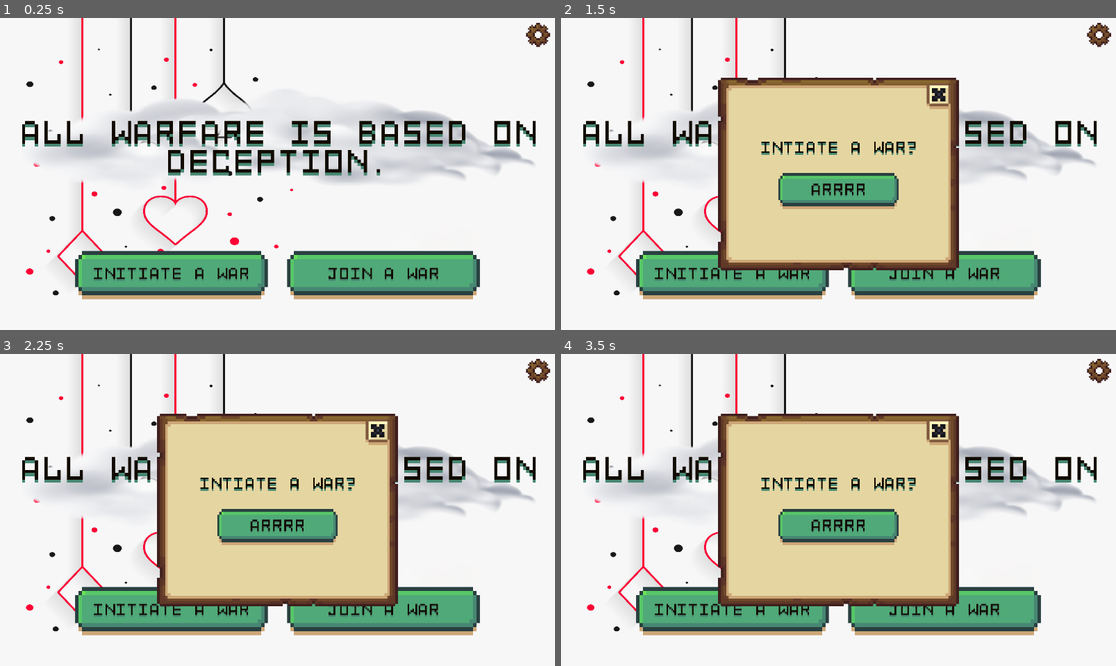
Above: before the commit, frames 1-4 (two rows, left to right).
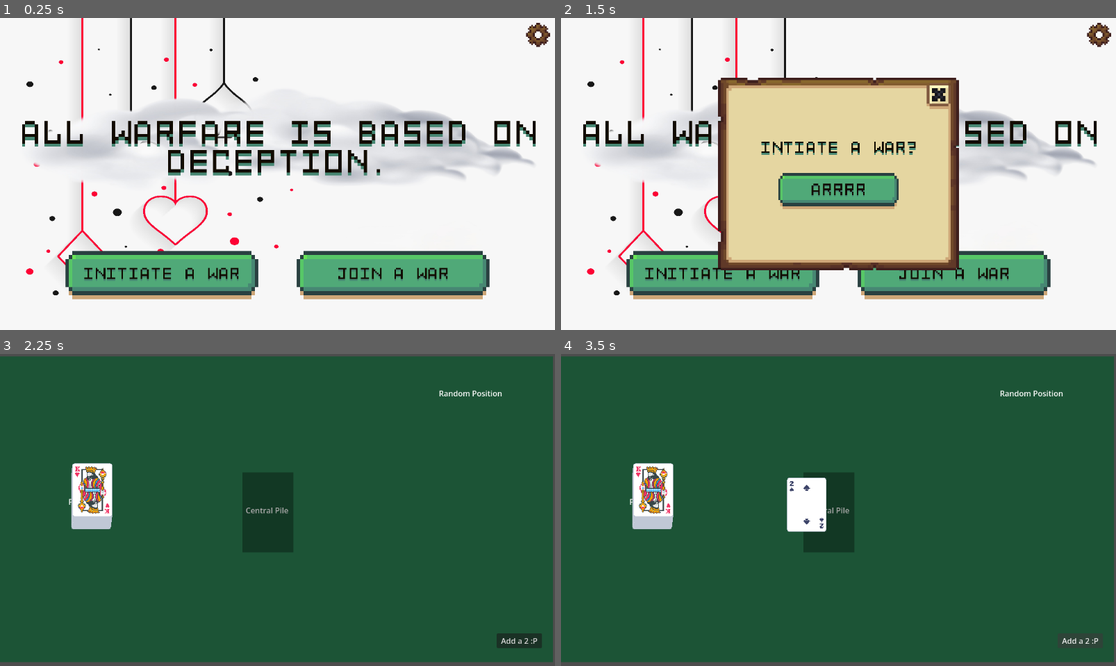
Above: after the commit, the same moments.

Repository: spicywheatbread/art-of-egyptian-war
Game: Godot game, scene res://Assets/Scenes/Lobby.tscn
Two runs of this game, one before a commit and one after it. Both use one fixed random seed, a clock stepped at 60 frames per second and the inputs below.
Inputs (mouse positions are in pixels of both pictures, inside the frame that each line leads up to; where the layout moved, square brackets give the same spot in the first picture):
- Up to frame 1 (0.25 s): no input
- Up to frame 2 (1.5 s): tap Enter at 0.5 s; move the mouse to (960, 158) at 0.52 s; click (960, 158) at 0.67 s; click (721, 273) [733, 273] at 1.25 s
- Up to frame 3 (2.25 s): click (277, 525) at 2 s
- Up to frame 4 (3.5 s): click (1082, 641) at 2.75 s, where only the run after the commit has a clickable "Add a 2 :P"

The runs differ from the first frame. In frame 1, 2.9% of the frame differs, in the area x 11-89%, y 74-91%; in frame 2, 2.4%; in frame 3, 98%; in frame 4, 98%, in the area x 0-100%, y 0-100%.

Commit message:
Change to game scene when creating lobby

Diff:
--- a/Assets/Scenes/Lobby.tscn
+++ b/Assets/Scenes/Lobby.tscn
@@ -108,7 +108,7 @@
 [node name="HBoxContainer" type="HBoxContainer" parent="CanvasLayer/MarginContainer/MainScreen" unique_id=1991228585]
 layout_mode = 2
 size_flags_vertical = 3
-theme_override_constants/separation = 40
+theme_override_constants/separation = 80
 alignment = 1
 
 [node name="HostGameButton" type="TextureButton" parent="CanvasLayer/MarginContainer/MainScreen/HBoxContainer" unique_id=2113580919]
@@ -403,6 +403,7 @@
 [connection signal="pressed" from="CanvasLayer/MarginContainer/MainScreen/HBoxContainer/HostGameButton" to="." method="_on_host_game_button_pressed"]
 [connection signal="pressed" from="CanvasLayer/MarginContainer/MainScreen/HBoxContainer/JoinGameButton" to="." method="_on_join_game_button_pressed"]
 [connection signal="pressed" from="CanvasLayer/MarginContainer/SettingsButton" to="." method="_on_profile_button_pressed"]
+[connection signal="pressed" from="CanvasLayer/MarginContainer/HostConfirmGame/HostConfirmPopup/VBoxContainer/HostConfirmButton" to="." method="_on_host_game_confirm_button_pressed"]
 [connection signal="pressed" from="CanvasLayer/MarginContainer/HostConfirmGame/HostConfirmPopup/Button" to="." method="_close_popup"]
 [connection signal="text_changed" from="CanvasLayer/MarginContainer/JoinConfirmGame/JoinConfirmPopup/VBoxContainer/JoinCodeInput" to="." method="_on_join_code_input_text_changed"]
 [connection signal="pressed" from="CanvasLayer/MarginContainer/JoinConfirmGame/JoinConfirmPopup/Button" to="." method="_close_popup"]
--- a/Assets/Scripts/lobby.gd
+++ b/Assets/Scripts/lobby.gd
@@ -45,7 +45,8 @@
 
 
 func _on_host_game_confirm_button_pressed() -> void:
-	get_tree().change_scene_to_file("res://Scenes/GameObjects/test.tscn")
+	print("clicked")
+	get_tree().change_scene_to_file("res://Assets/Scenes/GameObjects/test.tscn")
 
 
 func _on_join_game_button_pressed() -> void:
